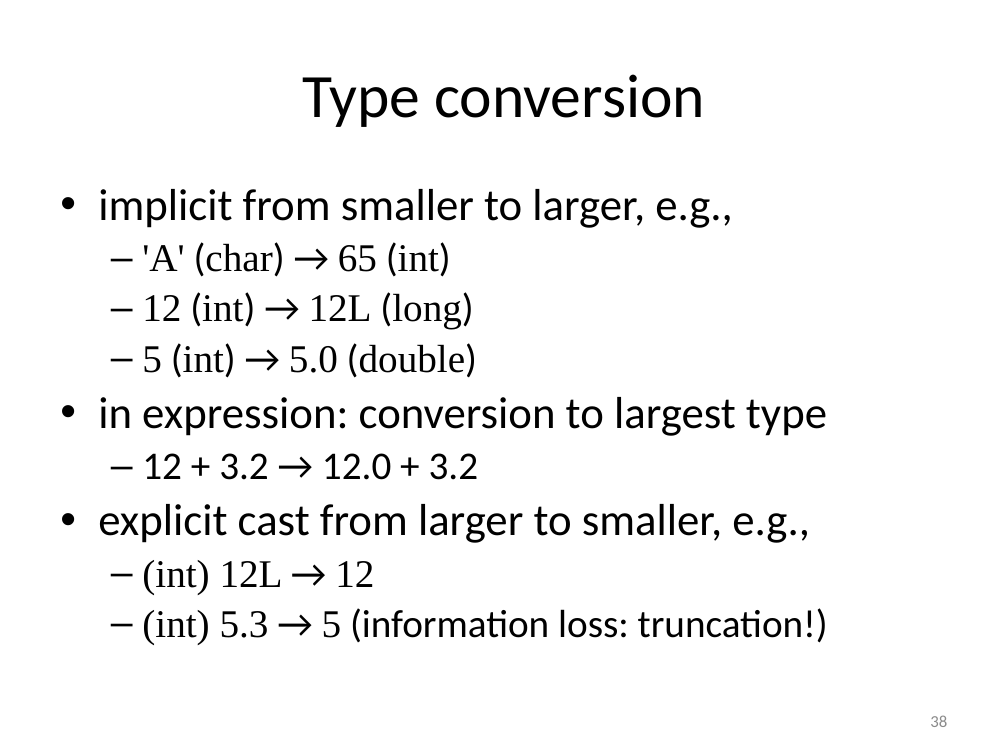
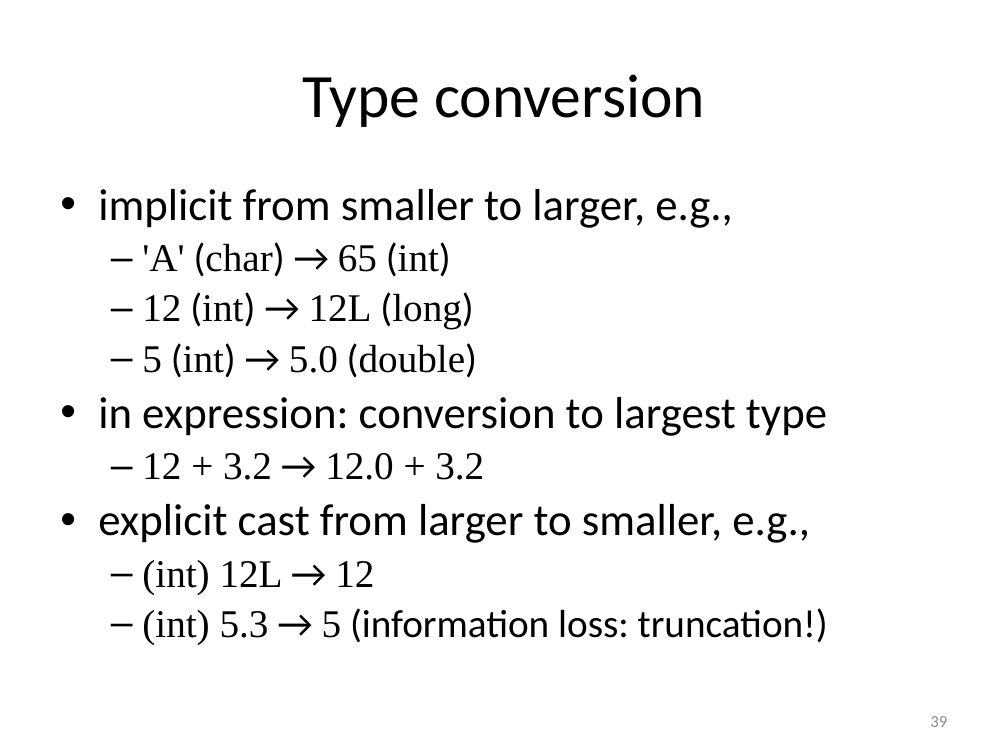
Before and after one commit to gjbex/Scientific-C, a slide deck: slide 39 of scientific_c.pptx (slide 38 before the commit). Drawn at 1008x756 pixels with LibreOffice and Linux fonts; fonts in the diff are those of the drawing. Boxes give left, top, right and bottom in pixels: in the first picture for what was removed or moved away, otherwise in the second. Text is boxed around its words. In the diff, an @@ line names an element or a change of style, - is before the commit and + after.

```diff
--- a/scientific_c.pptx
+++ b/scientific_c.pptx
@@ text at [142,453,484,480]: font Calibri to Times New Roman in "12 + 3.2 12.0 + 3.2" @@
@@ page number at [930,716,947,727]: text changed @@
-38
+39
```
Also in this commit, not shown: 7 other slides changed, 3 slides added.
